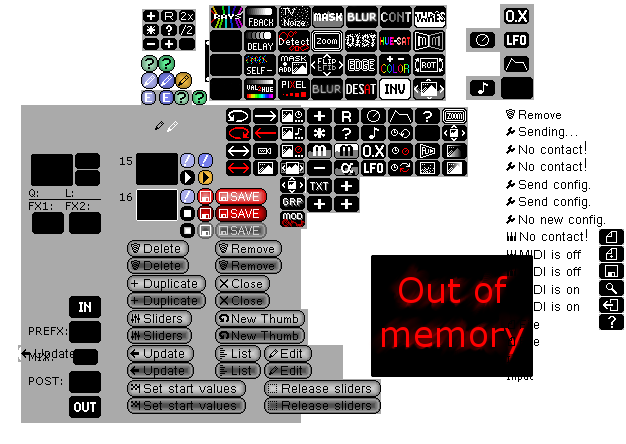
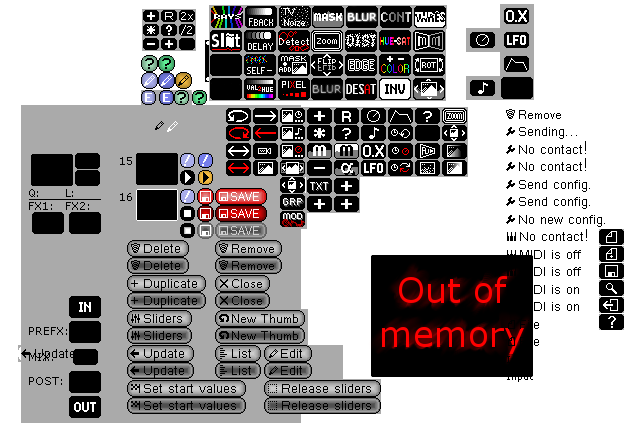
Revision of a layered 626×444 image; what changed, layer by layer:
painted on "New Layer#4" over [212, 33, 240, 51]
